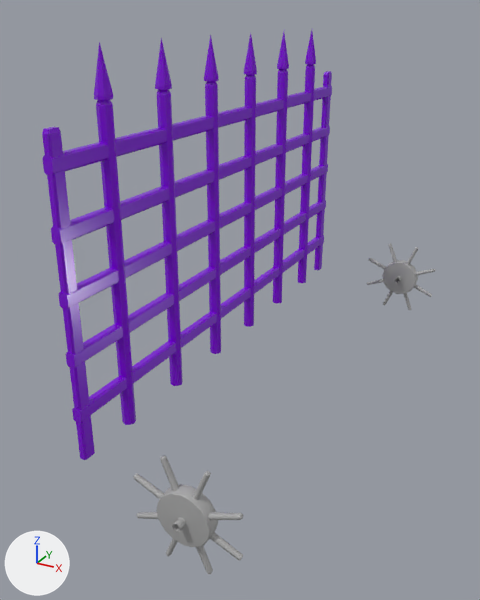
An edit to the FBX model Assets/Art/Environment/Decoration/Gate/Anim_Opening_KogsMetal.fbx, drawn before and after from the same camera.
One viewpoint serves both versions: a 50 mm lens placed at (6.75, -11.95, 6.96), pointed at (0.77, -1.07, 1.52). The lights are fixed; the arrows at lower left show +X, +Y and +Z. Where no turn or scale is listed for an object, it has been applied to the vertices.

Before the edit, the objects in view are built like this:
```python
me_mesh = bpy.data.meshes.new('Mesh')
me_mesh.from_pydata(...)  # 414 vertices, 422 faces; spans x -0.14..0.14, y -5.18..5.18, z 0.01..6.53
me_mesh.materials.append(mat_metalgate)  # purple #7d00d8
me_mesh_001 = bpy.data.meshes.new('Mesh.001')
me_mesh_001.from_pydata(...)  # 448 vertices, 432 faces; spans x -0.94..0.94, y -0.29..0.29, z -0.94..0.94
me_mesh_001.materials.append(mat_standardsurface1)  # grey #aaaaaa
me_mesh_002 = bpy.data.meshes.new('Mesh.002')
me_mesh_002.from_pydata(...)  # 448 vertices, 432 faces; spans x -0.94..0.94, y -0.29..0.29, z -0.94..0.94
me_mesh_002.materials.append(mat_standardsurface1)  # grey #aaaaaa
ob_kog = bpy.data.objects.new('Kog', me_mesh_001)
ob_kog.location = (2.3, -5.49, 0.03)
ob_kog_001 = bpy.data.objects.new('Kog.001', me_mesh_002)
ob_kog_001.location = (2.3, 5.49, 0.03)
ob_metal = bpy.data.objects.new('Metal', me_mesh)
ob_metal.location = (0.0, 0.0, 0.0)
```
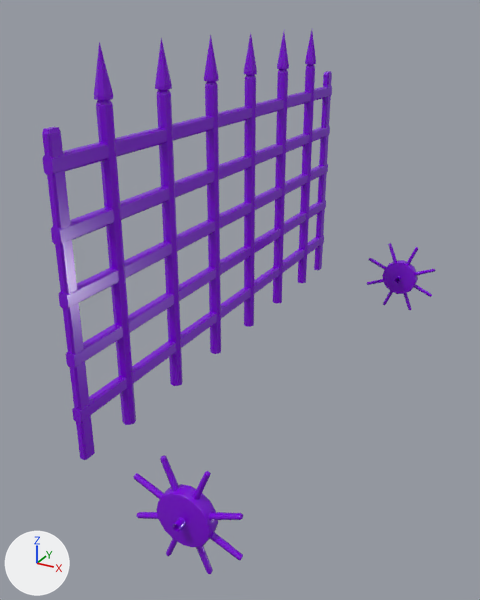
What the commit changed:
me_mesh_001 has 448 vertices, 432 faces and spans x -0.94..0.94, y -0.29..0.29, z -0.94..0.94.
me_mesh_001 no longer uses material mat_standardsurface1 (grey #aaaaaa).
me_mesh_001 now uses material mat_metalgate (purple #7d00d8).
me_mesh_002 has 448 vertices, 432 faces and spans x -0.94..0.94, y -0.29..0.29, z -0.94..0.94.
me_mesh_002 no longer uses material mat_standardsurface1 (grey #aaaaaa).
me_mesh_002 now uses material mat_metalgate (purple #7d00d8).

Location of each change, (x1, y1, x2, y2) in pixels of the pictures (480 x 600 px):
'Kog', recoloured (grey to purple)
    both: (134, 455, 243, 574)
'Kog.001', recoloured (grey to purple)
    both: (367, 243, 435, 310)
